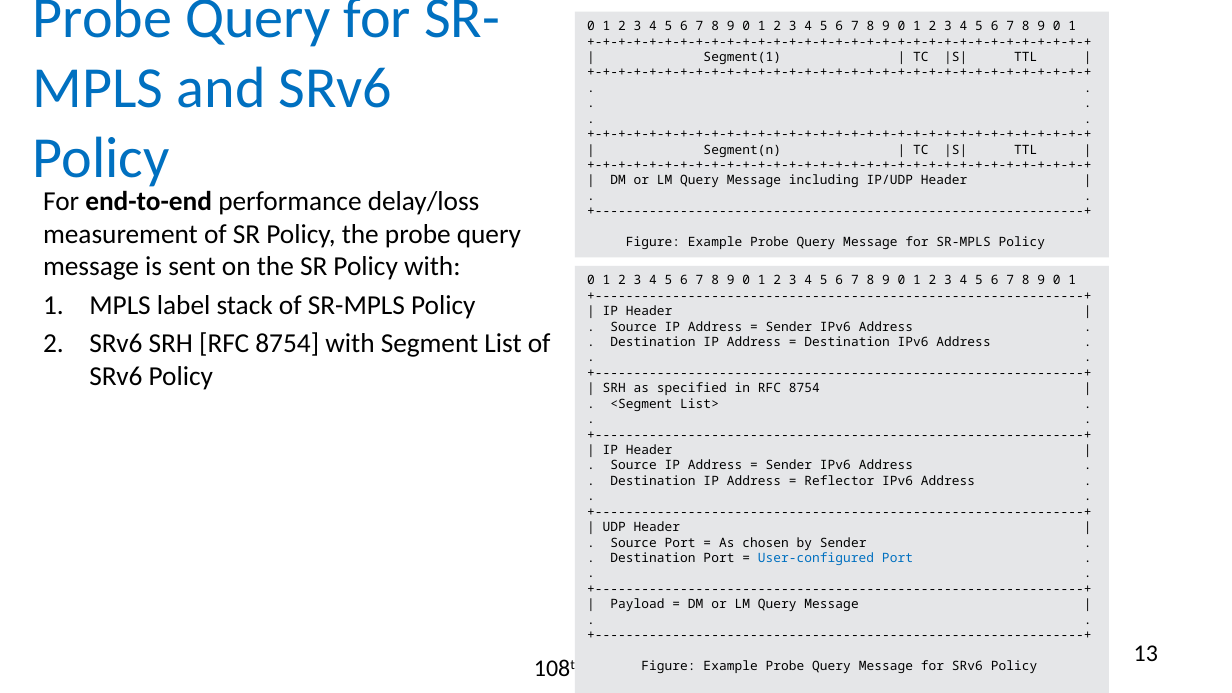
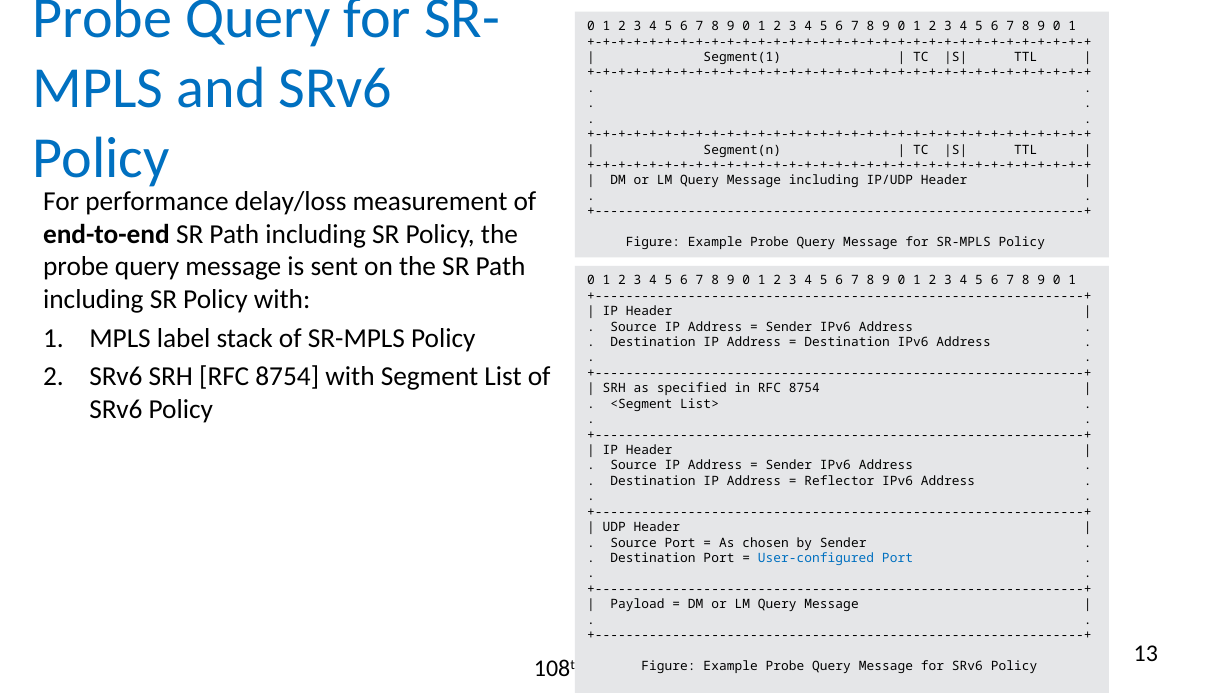
Before and after one commit to rakgandhi/ietf-slides, a slide deck: slide 13 of draft-gandhi-spring-twamp-srpm-09.pptx. Drawn at 1232x693 pixels with LibreOffice and Linux fonts; fonts in the diff are those of the drawing. Boxes give left, top, right and bottom in pixels: in the first picture for what was removed or moved away, otherwise in the second. Text is boxed around its words. In the diff, an @@ line names an element or a change of style, - is before the commit and + after.

```diff
--- a/draft-gandhi-spring-twamp-srpm-09.pptx
+++ b/draft-gandhi-spring-twamp-srpm-09.pptx
@@ text at (43, 191, 537, 313): text changed @@
-For end-to-end performance delay/loss measurement of SR Policy, the probe query message is sent on the SR Policy with:
+For performance delay/loss measurement of end-to-end SR Path including SR Policy, the probe query message is sent on the SR Path including SR Policy with:
```
Also in this commit, not shown: 3 other slides changed, 3 other files.
